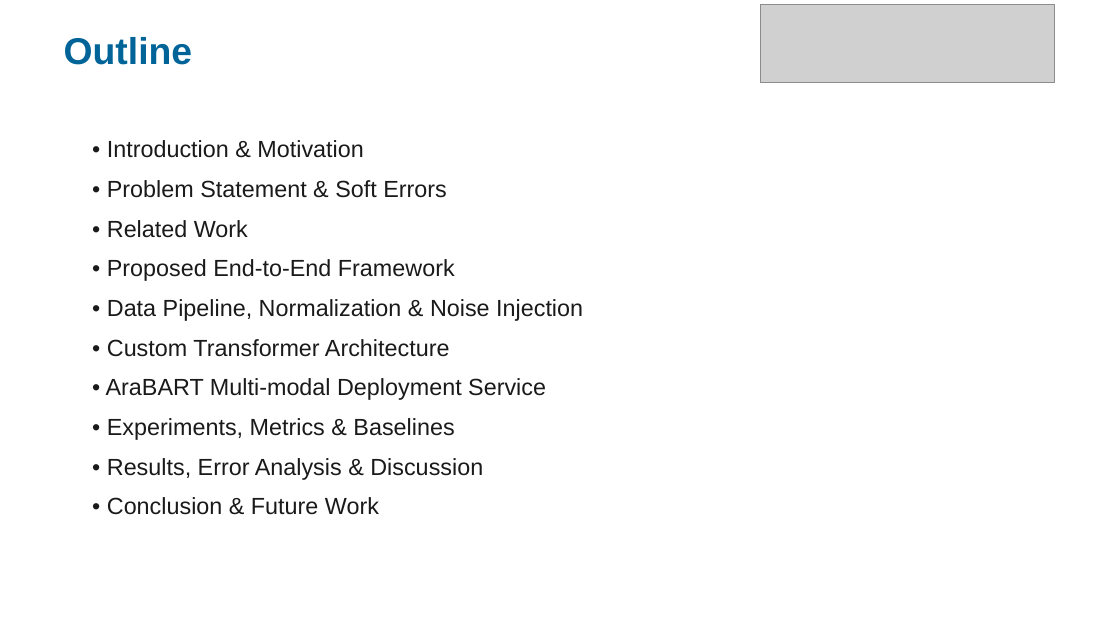
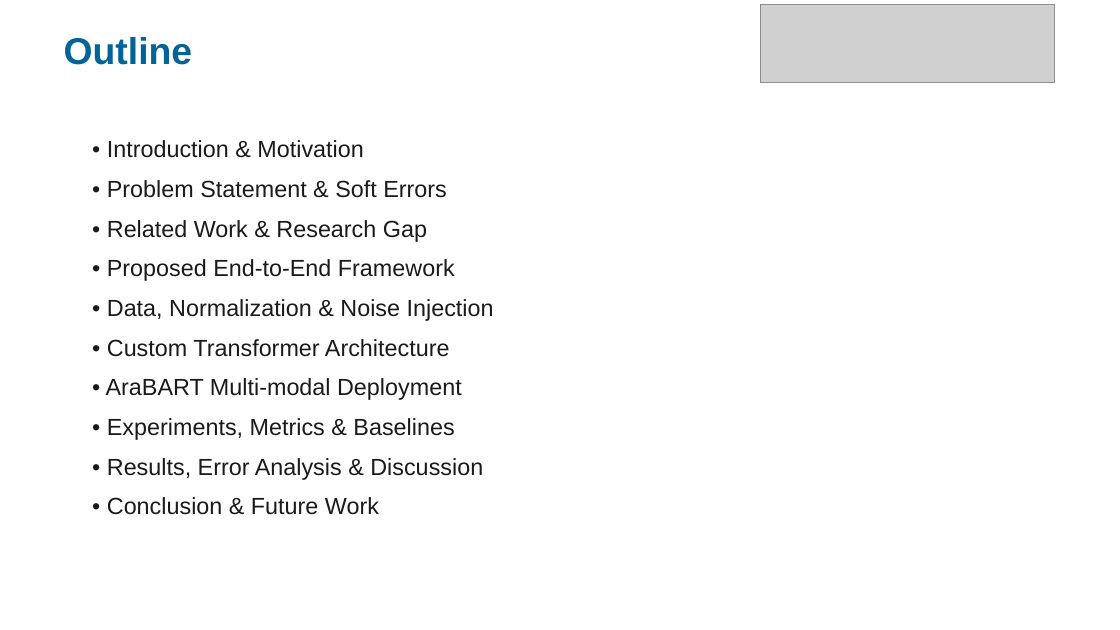
Before and after one commit to MON3EMPASHA/Arabic-Noisy-Text-Correction-using-Transformers---NLP-, a slide deck: slide 2 of Paper Discussion/Arabic_Text_Correction_Presentation.pptx. Drawn at 1120x630 pixels with LibreOffice and Linux fonts; fonts in the diff are those of the drawing; grey boxes stand for pictures. Boxes give left, top, right and bottom in pixels: in the first picture for what was removed or moved away, otherwise in the second. Text is boxed around its words. In the diff, an @@ line names an element or a change of style, - is before the commit and + after.

Commit message:
Add script to generate additional presentation visuals for related work and results
- Implemented functions to create various visualizations including timelines, comparison charts, research gaps, and evaluation protocols.
- Utilized matplotlib for plotting and saving figures in PNG format.
- Created a structured approach to visually represent the evolution of Arabic text correction research and the contributions of this work.

```diff
--- a/Paper Discussion/Arabic_Text_Correction_Presentation.pptx
+++ b/Paper Discussion/Arabic_Text_Correction_Presentation.pptx
@@ text at [107,220,427,242]: text changed @@
-• Related Work
+• Related Work & Research Gap
@@ text at [107,299,494,321]: text changed @@
-• Data Pipeline, Normalization & Noise Injection
+• Data, Normalization & Noise Injection
@@ text at [106,378,462,400]: text changed @@
-• AraBART Multi-modal Deployment Service
+• AraBART Multi-modal Deployment
```
Also in this commit, not shown: 5 other slides changed, 12 slides added, 3 slides removed, 13 other files.
